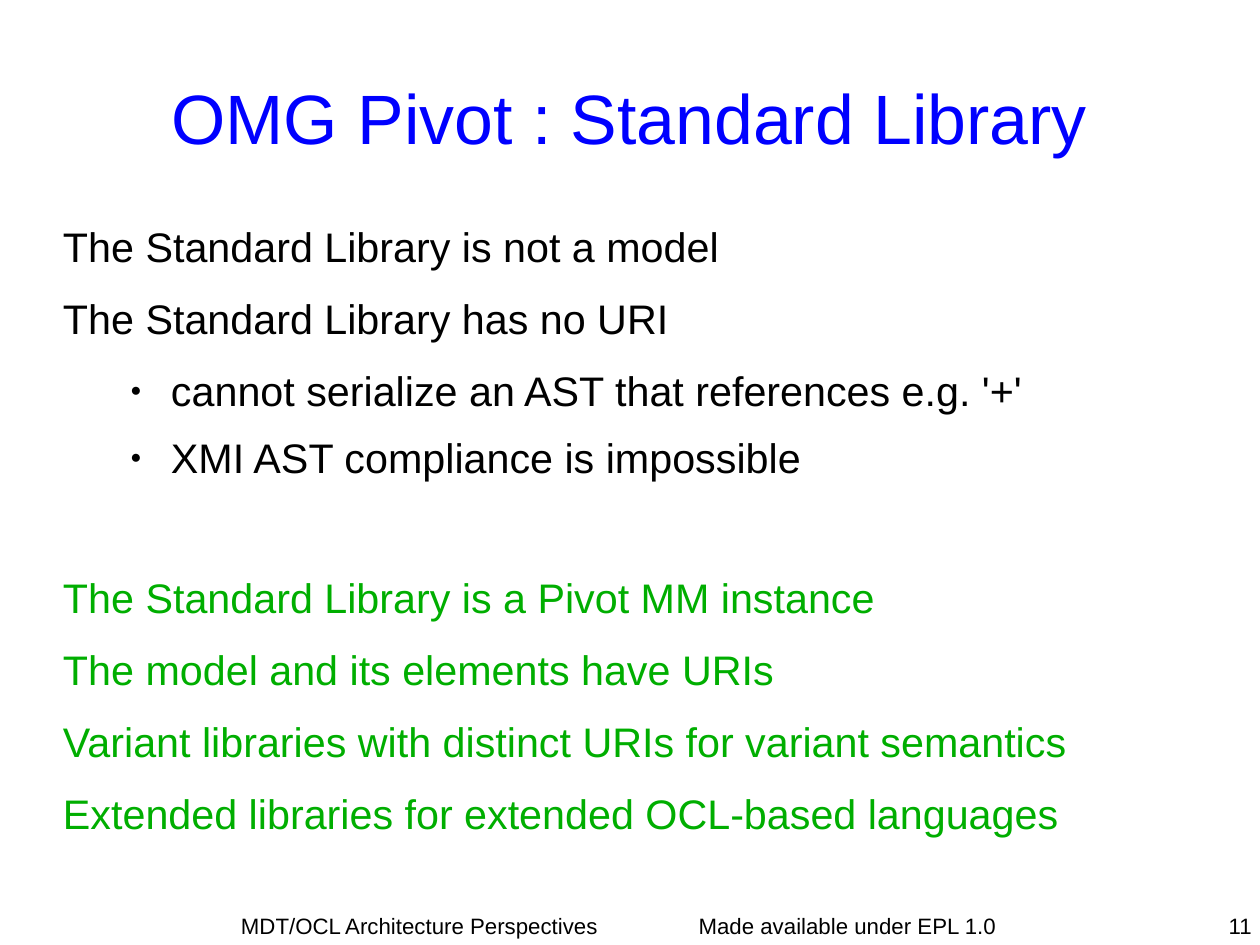
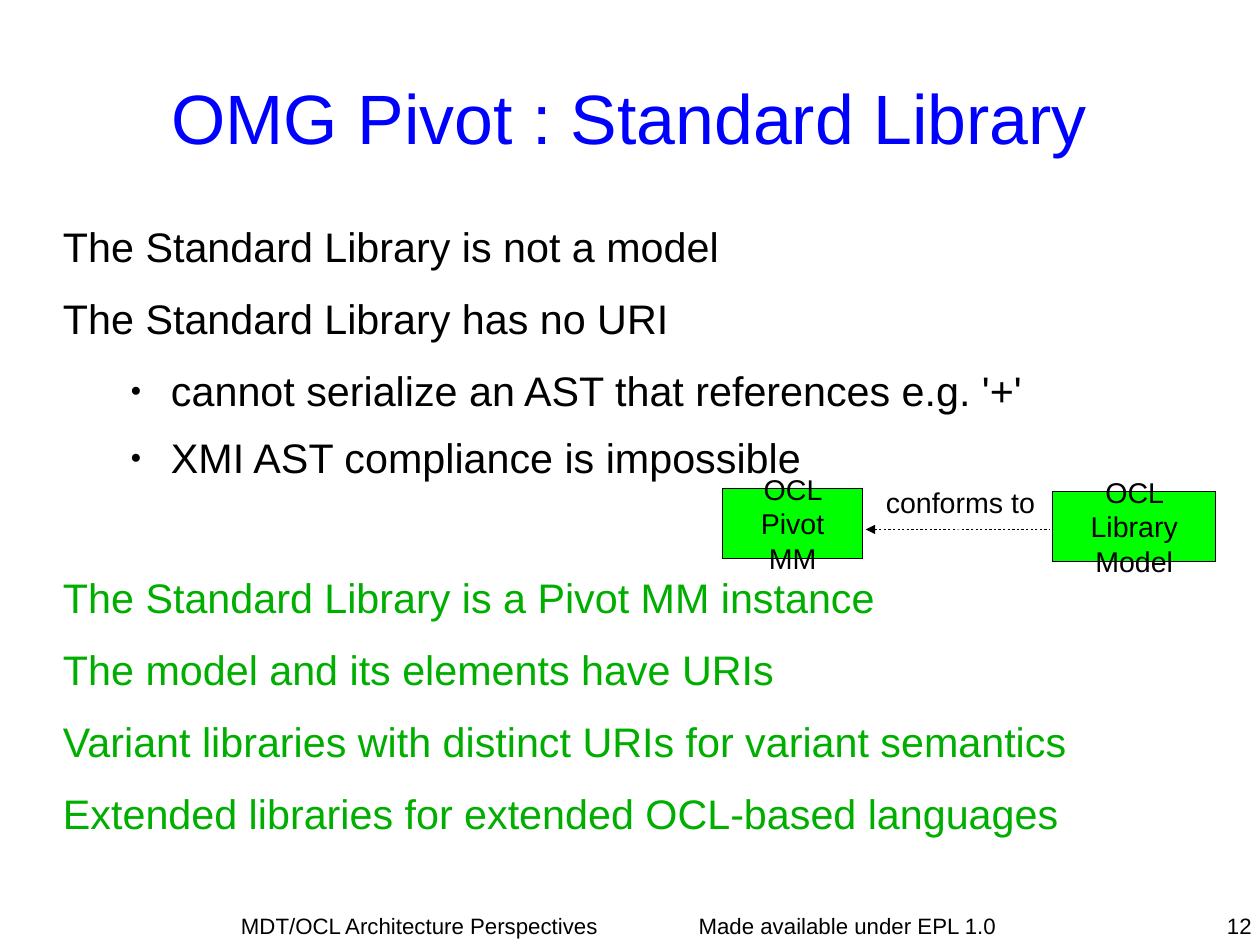
Before and after one commit to eclipse-ocl/ocl-website, a slide deck: slide 12 of ocl/docs/publications/Dresden2010Visit/DresdenVisit.odp (slide 11 before the commit). Drawn at 1260x945 pixels with LibreOffice and Linux fonts; fonts in the diff are those of the drawing. Boxes give left, top, right and bottom in pixels: in the first picture for what was removed or moved away, otherwise in the second. Text is boxed around its words. In the diff, an @@ line names an element or a change of style, - is before the commit and + after.

```diff
--- a/ocl/docs/publications/Dresden2010Visit/DresdenVisit.odp
+++ b/ocl/docs/publications/Dresden2010Visit/DresdenVisit.odp
@@ rectangle added at [723, 488, 863, 558], fill #00FF00, outline #000000 0 pt, 18 pt, text #000000 @@
+OCL Pivot
+MM
@@ text added at [886, 492, 1035, 514], 18 pt, text #000000 @@
+conforms to
@@ rectangle added at [1053, 492, 1215, 561], fill #00FF00, outline #000000 0 pt, 18 pt, text #000000 @@
+OCL Library
+Model
@@ arrow added from (1051, 529) to (866, 529), #000000 0 pt @@
@@ page number at [1227, 918, 1252, 934]: text changed @@
-11
+12
```
Also in this commit, not shown: 11 other slides changed, 9 slides added, 2 slides removed.
